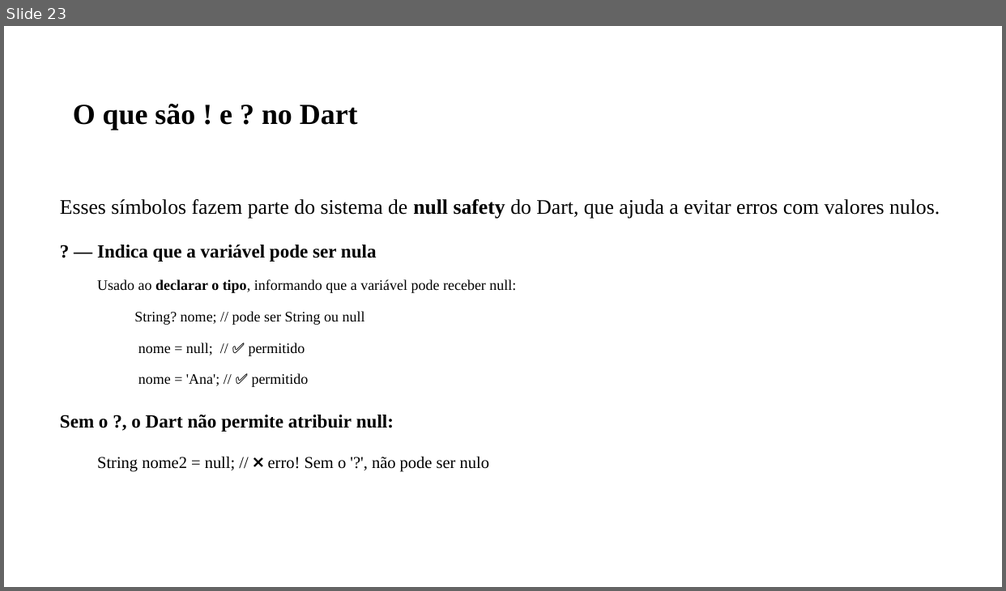
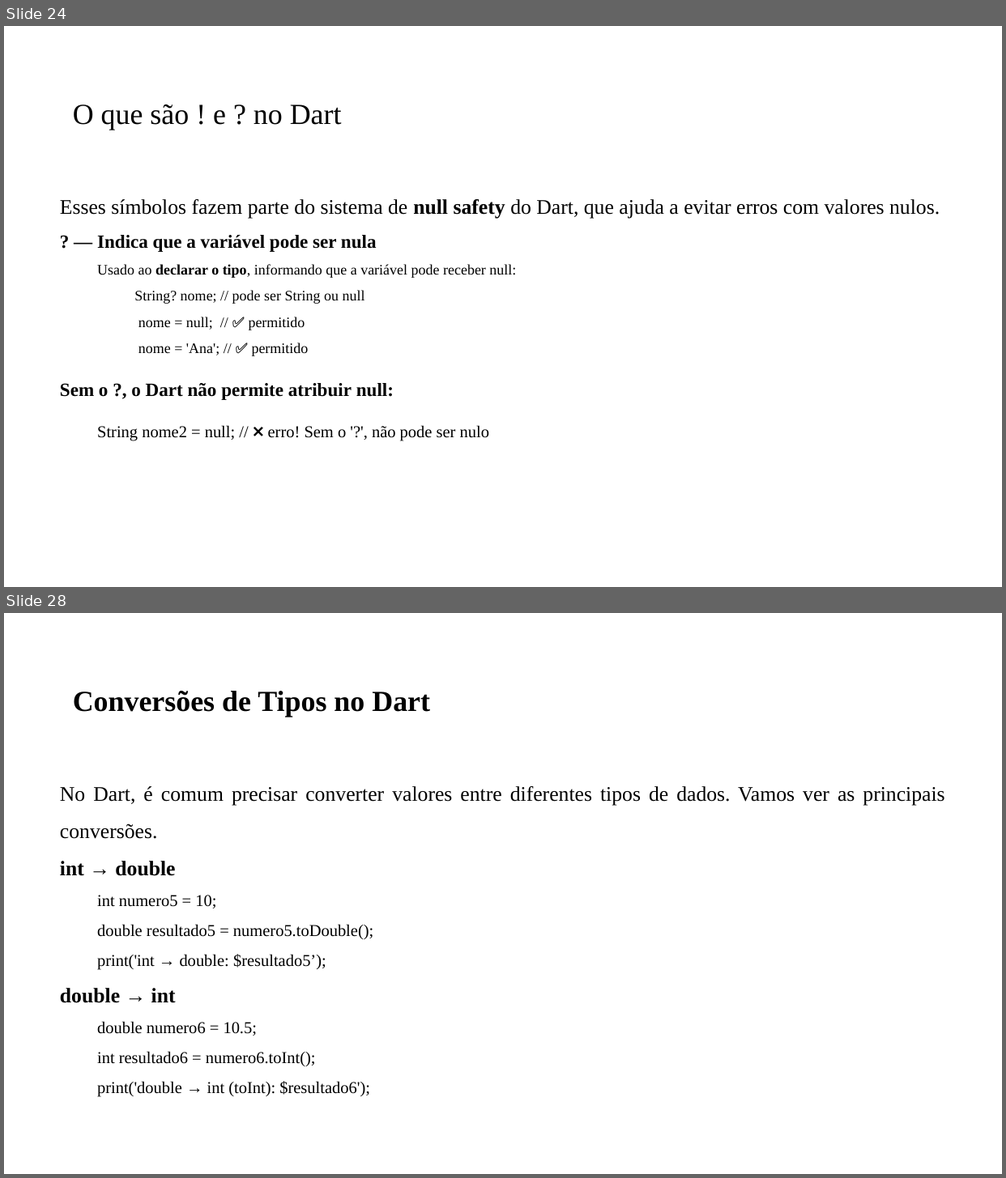
Before and after one commit to PedroMiho/UMC, a slide deck: Desenvolvimento de Aplicações/Pedro/Aula 01 - Criando Projeto Dart/Aula Inaugural.pptx. Shown one above the other, each under a label of ours: slide 23 before the commit, slides 24 and 28 after it; the slides between them are not shown. The pictures are 1006x591 and 1006x1178 pixels, drawn with LibreOffice and Linux fonts; fonts in the diff are those of the drawing; background and template pictures are left out. Boxes give left, top, right and bottom in pixels: in the first picture for what was removed or moved away, otherwise in the second. Text is boxed around its words. In the diff, an @@ line names an element or a change of style, - is before the commit and + after.

```diff
--- a/Desenvolvimento de Aplicações/Pedro/Aula 01 - Criando Projeto Dart/Aula Inaugural.pptx
+++ b/Desenvolvimento de Aplicações/Pedro/Aula 01 - Criando Projeto Dart/Aula Inaugural.pptx
@@ slide 28 added at [4, 613, 1002, 1174], background #FFFFFF @@
@@ title added at [73, 691, 430, 717], 28 pt, text #000000, bold @@
+Conversões de Tipos no Dart
@@ text added at [60, 786, 944, 1097], 16 pt, text #000000 @@
+No Dart, é comum precisar converter valores entre diferentes tipos de dados. Vamos ver as principais conversões.
+int → double
+  int numero5 = 10;
+  double resultado5 = numero5.toDouble();
+  print('int → double: $resultado5’);
+  double → int
+  double numero6 = 10.5;
+  int resultado6 = numero6.toInt();
+  print('double → int (toInt): $resultado6');
@@ what was slide 23 is now slide 24 @@
@@ slide 24 changed as well @@
@@ title "O que são ! e ..." at [73, 104, 342, 130]: bold off @@
@@ text at [60, 199, 940, 356]: less space between paragraphs @@
```
Also in this commit, not shown: 19 other slides changed, 5 other slides added, 1 other file.
